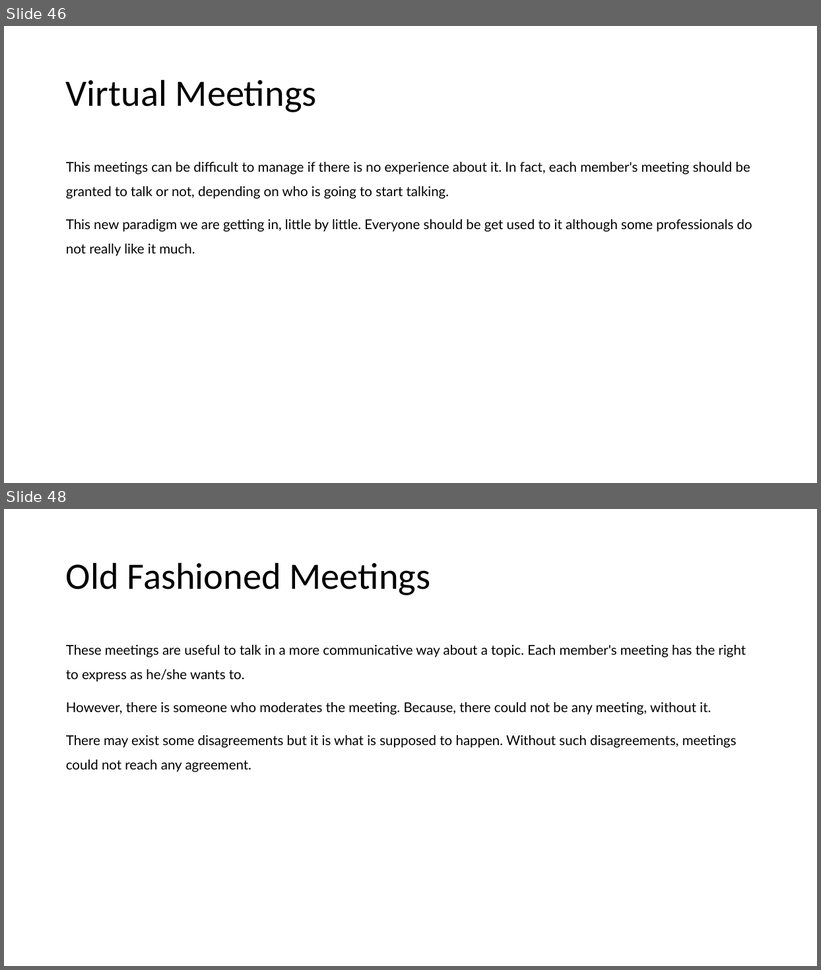
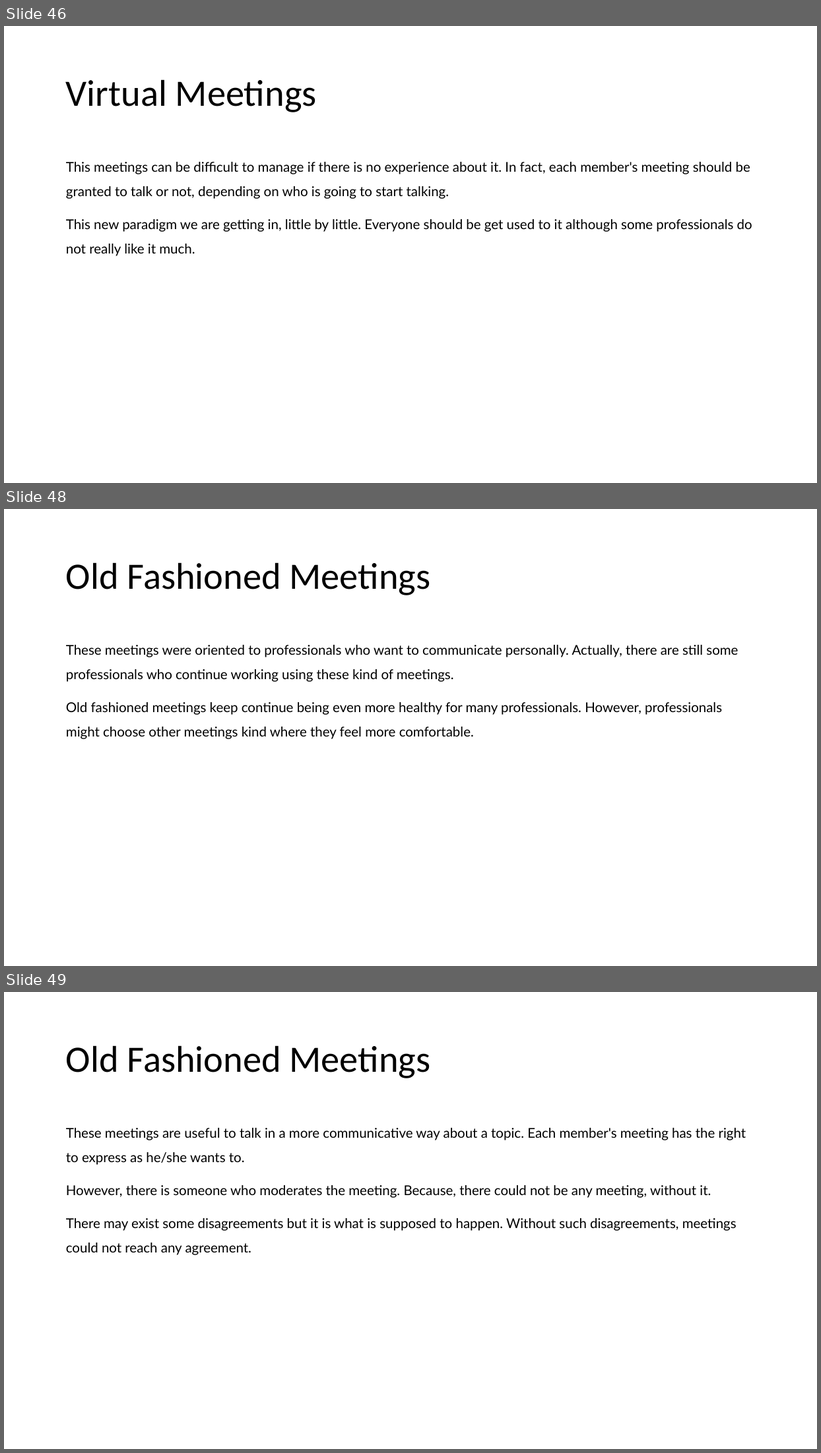
Before and after one commit to abelcondear/course, a slide deck: english/software-engineer.pptx. Shown one above the other, each under a label of ours: slides 46 and 48 before the commit, slides 46, 48 and 49 after it; the slides between them are not shown. The pictures are 821x970 and 821x1453 pixels, drawn with LibreOffice and Linux fonts; fonts in the diff are those of the drawing. Boxes give left, top, right and bottom in pixels: in the first picture for what was removed or moved away, otherwise in the second. Text is boxed around its words. In the diff, an @@ line names an element or a change of style, - is before the commit and + after.

```diff
--- a/english/software-engineer.pptx
+++ b/english/software-engineer.pptx
@@ slide 48 added at [4, 509, 817, 966], background #FFFFFF @@
@@ title added at [66, 562, 431, 595], 44 pt, text #000000 @@
+Old Fashioned Meetings
@@ text added at [66, 645, 738, 739], 16 pt, text #000000 @@
+These meetings were oriented to professionals who want to communicate personally. Actually, there are still some professionals who continue working using these kind of meetings.
+Old fashioned meetings keep continue being even more healthy for many professionals. However, professionals might choose other meetings kind where they feel more comfortable.
@@ what was slide 48 is now slide 49 @@
```
Also in this commit, not shown: 1 slide changed, 1 other file.
